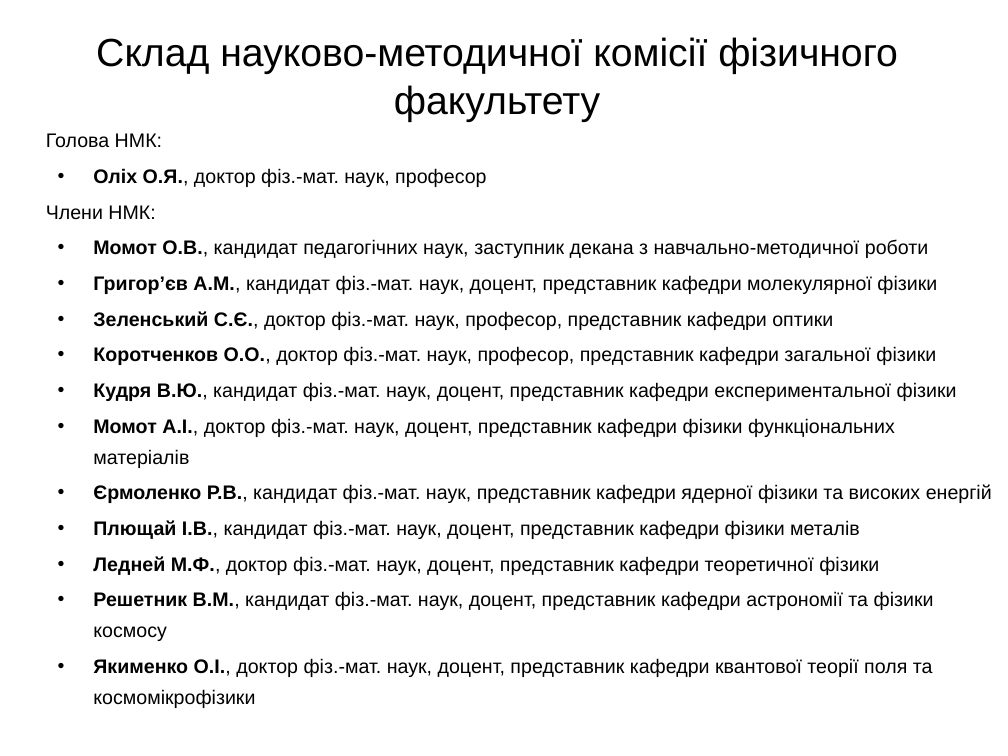
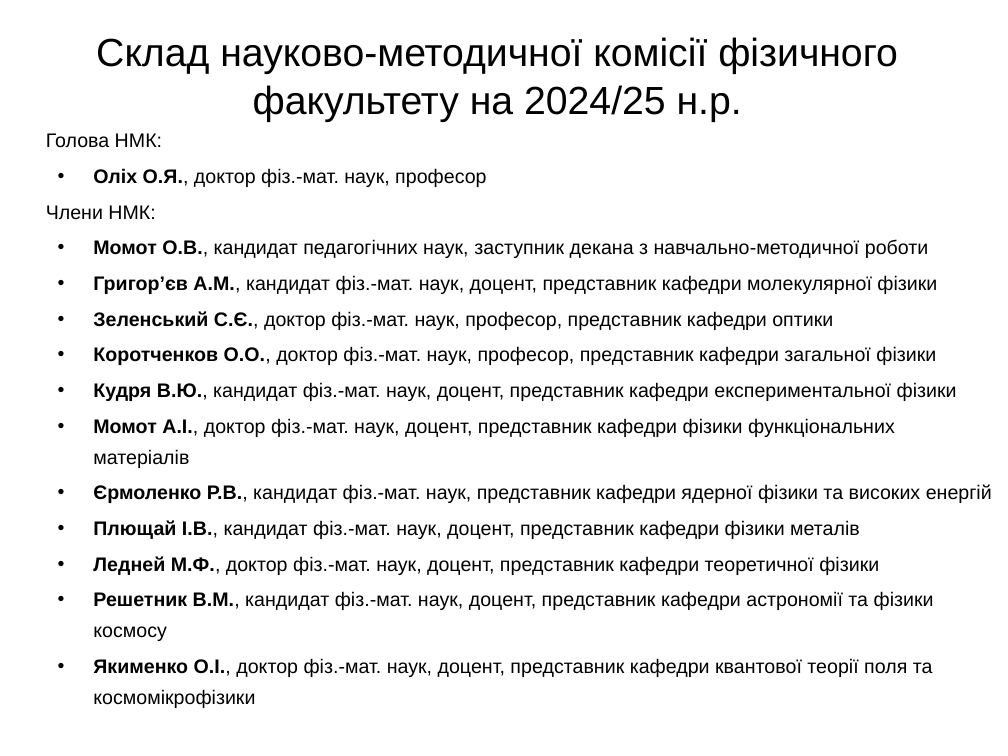
Before and after one commit to l432/NMK, a slide deck: slide 9 of Olikh/Zvit/23_24/Zvit23_24.ppt (slide 2 before the commit). Drawn at 1008x756 pixels with LibreOffice and Linux fonts; fonts in the diff are those of the drawing; background and template pictures are left out. Boxes give left, top, right and bottom in pixels: in the first picture for what was removed or moved away, otherwise in the second. Text is boxed around its words. In the diff, an @@ line names an element or a change of style, - is before the commit and + after.

Commit message:
24-06-2024-nb2

```diff
--- a/Olikh/Zvit/23_24/Zvit23_24.ppt
+++ b/Olikh/Zvit/23_24/Zvit23_24.ppt
@@ title at [96, 37, 898, 122]: text changed @@
-Склад науково-методичної комісії фізичного факультету
+Склад науково-методичної комісії фізичного факультету на 2024/25 н.р.
```
